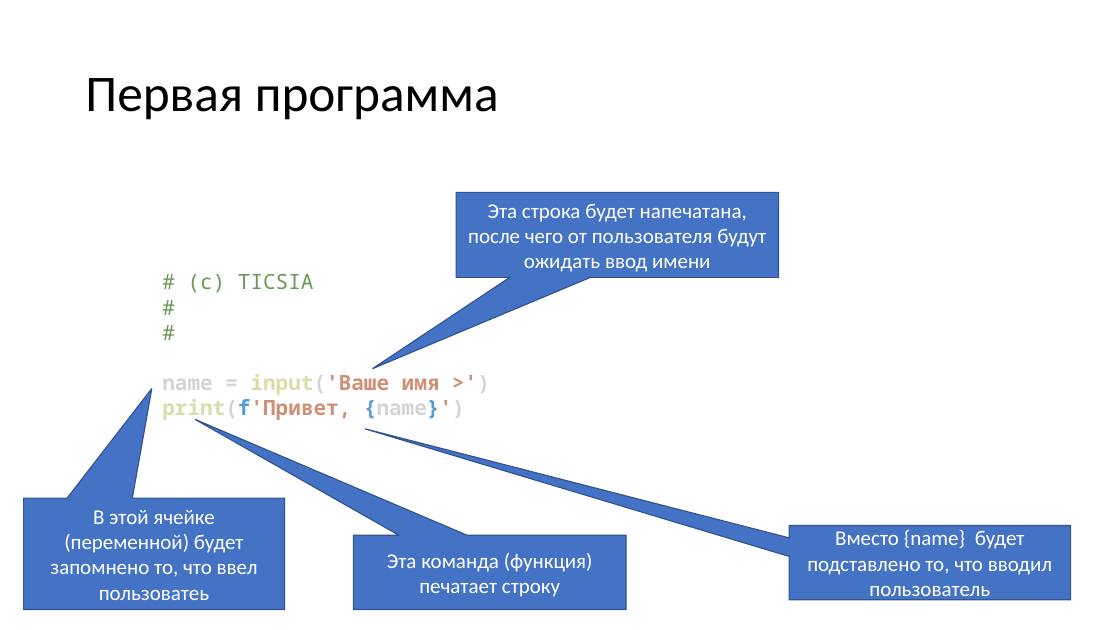
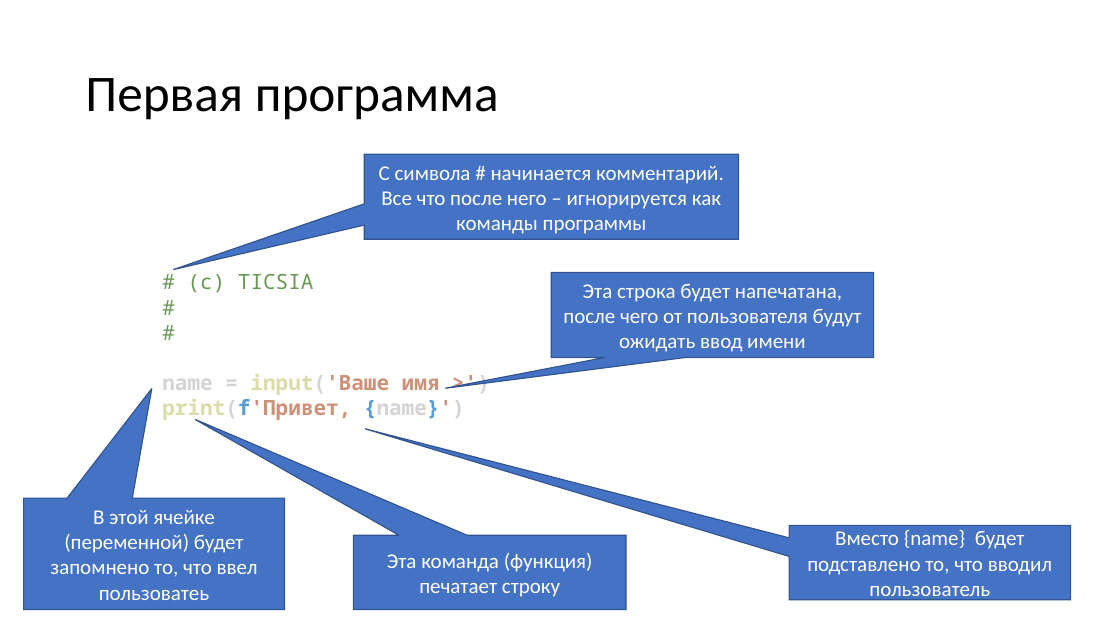
Before and after one commit to paveltsytovich/telegram-course, a slide deck: slide 6 of Presentation/Основы алгоритмизации и программирования.pptx (slide 5 before the commit). Drawn at 1120x630 pixels with LibreOffice and Linux fonts; fonts in the diff are those of the drawing. Boxes give left, top, right and bottom in pixels: in the first picture for what was removed or moved away, otherwise in the second. Text is boxed around its words. In the diff, an @@ line names an element or a change of style, - is before the commit and + after.

```diff
--- a/Presentation/Основы алгоритмизации и программирования.pptx
+++ b/Presentation/Основы алгоритмизации и программирования.pptx
@@ speech box added at [365,155,739,239], fill #4472C4, outline #325491 1 pt, 18 pt, text #FFFFFF @@
+С символа # начинается комментарий.
+Все что после него – игнорируется как команды программы
@@ speech box "Эта строка будет напечатана, после ...": place and size @@
-speech box "Эта строка будет напечатана, после ..." at [456,192,779,277]
+speech box "Эта строка будет напечатана, после ..." at [551,272,874,357]
@@ speech box "Эта строка будет напечатана, после ..." at [551,272,874,357]: proportions changed @@
```
Also in this commit, not shown: 2 other slides changed, 3 slides added.
